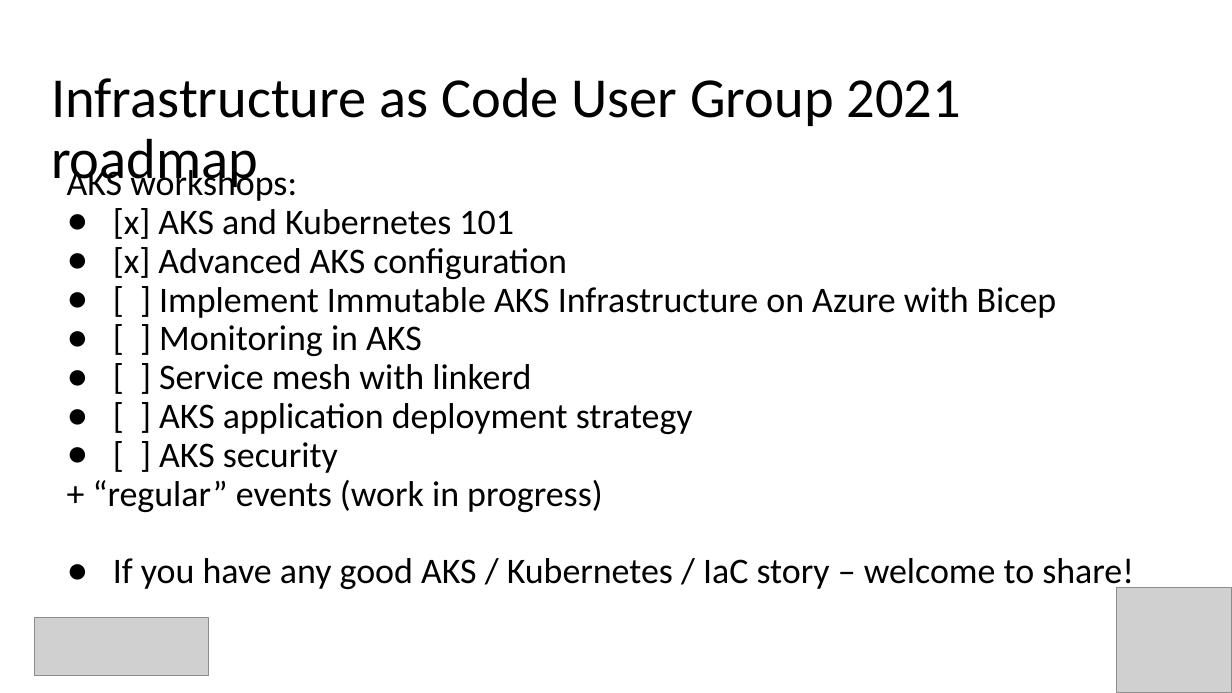
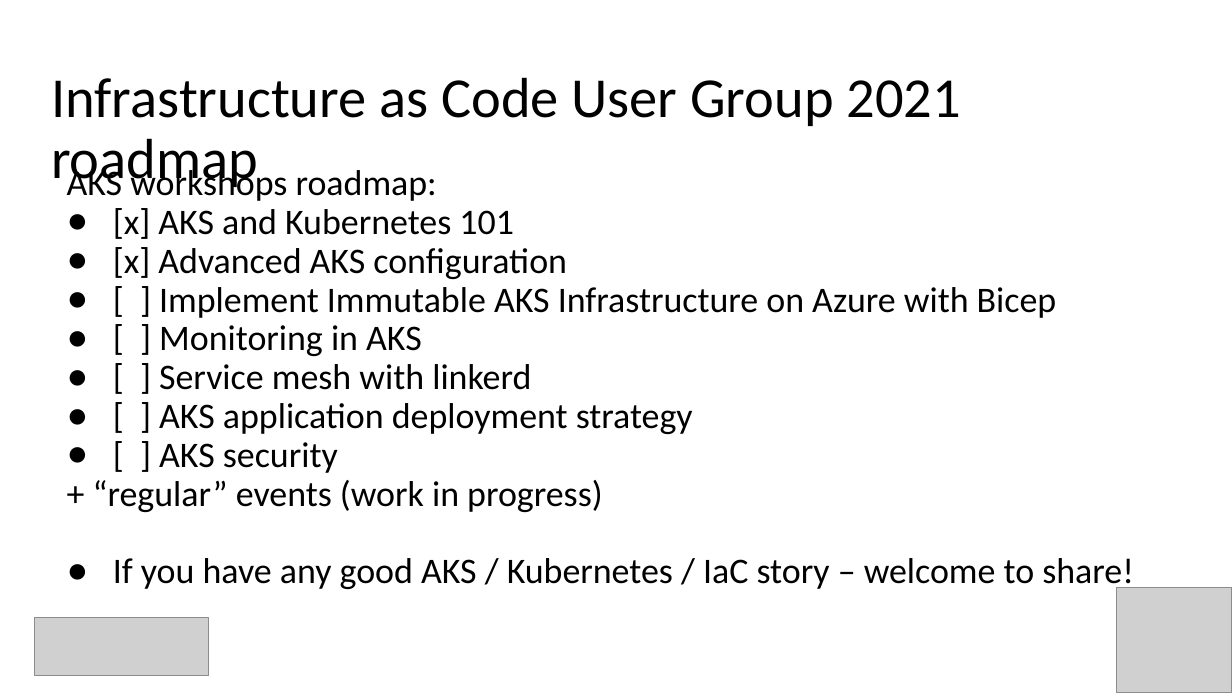
Before and after one commit to evgenyb/aks-workshops, a slide deck: slide 3 of 03-immutable-aks-infrastructure-with-bicep/slides/Immutable AKS Infrastructure with Bicep.pptx (slide 4 before the commit). Drawn at 1232x693 pixels with LibreOffice and Linux fonts; fonts in the diff are those of the drawing; grey boxes stand for pictures. Boxes give left, top, right and bottom in pixels: in the first picture for what was removed or moved away, otherwise in the second. Text is boxed around its words. In the diff, an @@ line names an element or a change of style, - is before the commit and + after.

```diff
--- a/03-immutable-aks-infrastructure-with-bicep/slides/Immutable AKS Infrastructure with Bicep.pptx
+++ b/03-immutable-aks-infrastructure-with-bicep/slides/Immutable AKS Infrastructure with Bicep.pptx
@@ text at <box>67,165,437,201</box>: text changed @@
-AKS workshops:
+AKS workshops roadmap:
```
Also in this commit, not shown: 1 other slide changed, 2 slides removed, 17 other files.
